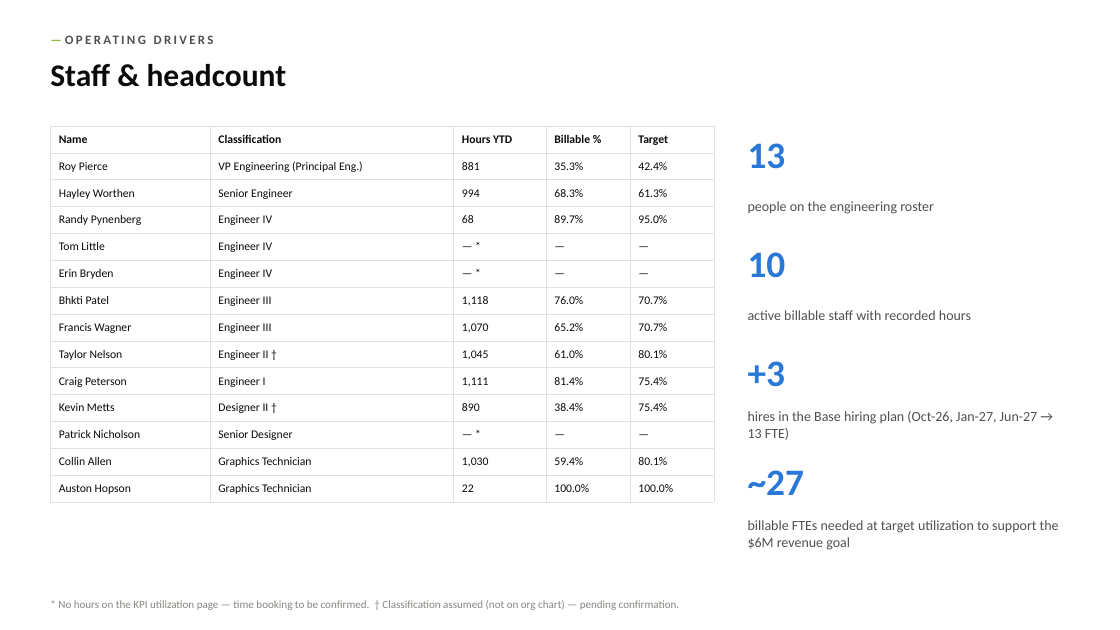
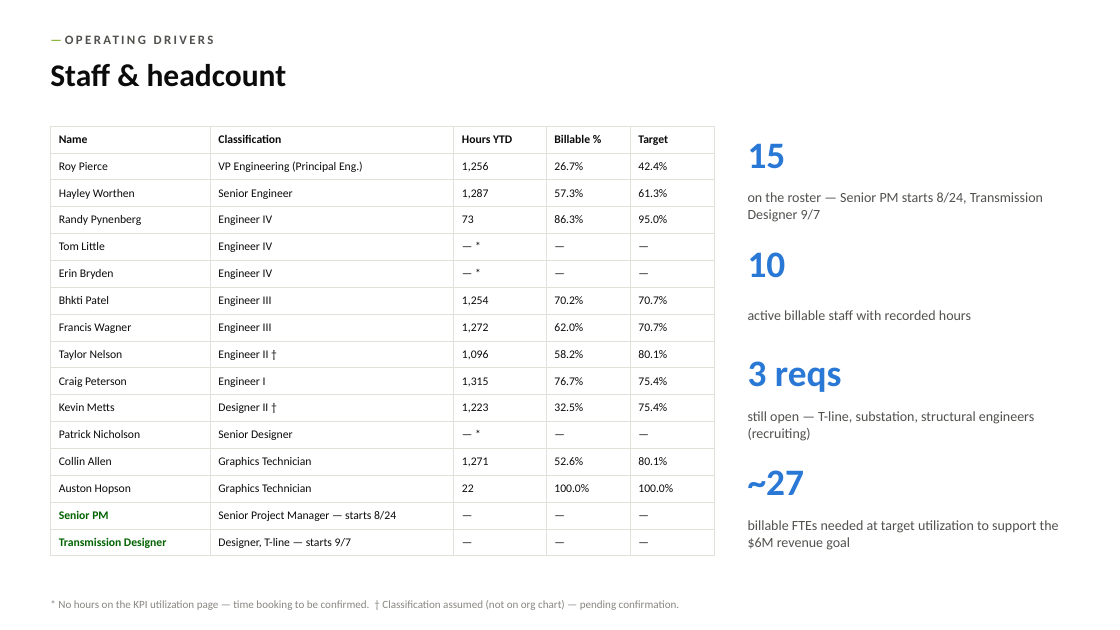
Before and after one commit to codlingjim-debug/CVR---Financial, a slide deck: slide 8 of reports/CVR_Deck_Jun2026.pptx. Drawn at 1120x630 pixels with LibreOffice and Linux fonts; fonts in the diff are those of the drawing. Boxes give left, top, right and bottom in pixels: in the first picture for what was removed or moved away, otherwise in the second. Text is boxed around its words. In the diff, an @@ line names an element or a change of style, - is before the commit and + after.

```diff
--- a/reports/CVR_Deck_Jun2026.pptx
+++ b/reports/CVR_Deck_Jun2026.pptx
@@ table at box(50, 126, 714, 552) @@
-row 2, column 3: 881
+row 2, column 3: 1,256
-row 2, column 4: 35.3%
+row 2, column 4: 26.7%
-row 3, column 3: 994
+row 3, column 3: 1,287
-row 3, column 4: 68.3%
+row 3, column 4: 57.3%
-row 4, column 3: 68
+row 4, column 3: 73
-row 4, column 4: 89.7%
+row 4, column 4: 86.3%
-row 7, column 3: 1,118
+row 7, column 3: 1,254
-row 7, column 4: 76.0%
+row 7, column 4: 70.2%
-row 8, column 3: 1,070
+row 8, column 3: 1,272
-row 8, column 4: 65.2%
+row 8, column 4: 62.0%
-row 9, column 3: 1,045
+row 9, column 3: 1,096
-row 9, column 4: 61.0%
+row 9, column 4: 58.2%
-row 10, column 3: 1,111
+row 10, column 3: 1,315
-row 10, column 4: 81.4%
+row 10, column 4: 76.7%
-row 11, column 3: 890
+row 11, column 3: 1,223
-row 11, column 4: 38.4%
+row 11, column 4: 32.5%
-row 13, column 3: 1,030
+row 13, column 3: 1,271
-row 13, column 4: 59.4%
+row 13, column 4: 52.6%
+row 15: Senior PM | Senior Project Manager — starts 8/24 | — | — | —
+row 16: Transmission Designer | Designer, T-line — starts 9/7 | — | — | —
@@ text at box(748, 143, 786, 169): text changed @@
-13
+15
@@ text at box(748, 192, 1043, 222): text changed @@
-people on the engineering roster
+on the roster — Senior PM starts 8/24, Transmission Designer 9/7
@@ text at box(748, 361, 842, 392): text changed @@
-+3
+3 reqs
@@ text at box(748, 411, 1034, 441): text changed @@
-hires in the Base hiring plan (Oct-26, Jan-27, Jun-27 → 13 FTE)
+still open — T-line, substation, structural engineers (recruiting)
```
Also in this commit, not shown: 8 other slides changed, 1 slide added, 7 other files.
